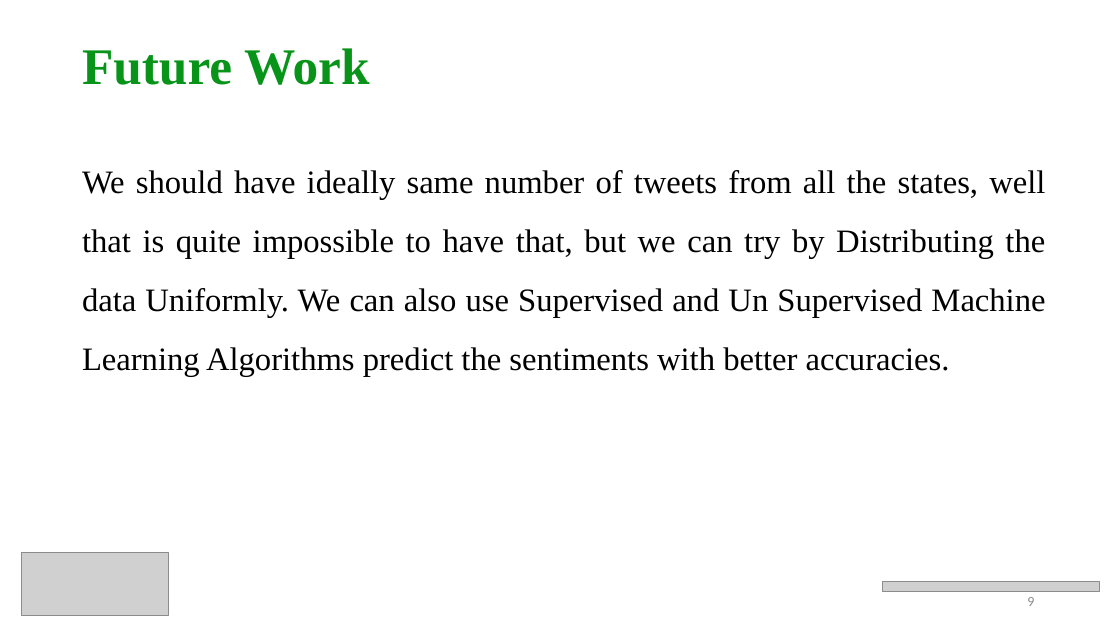
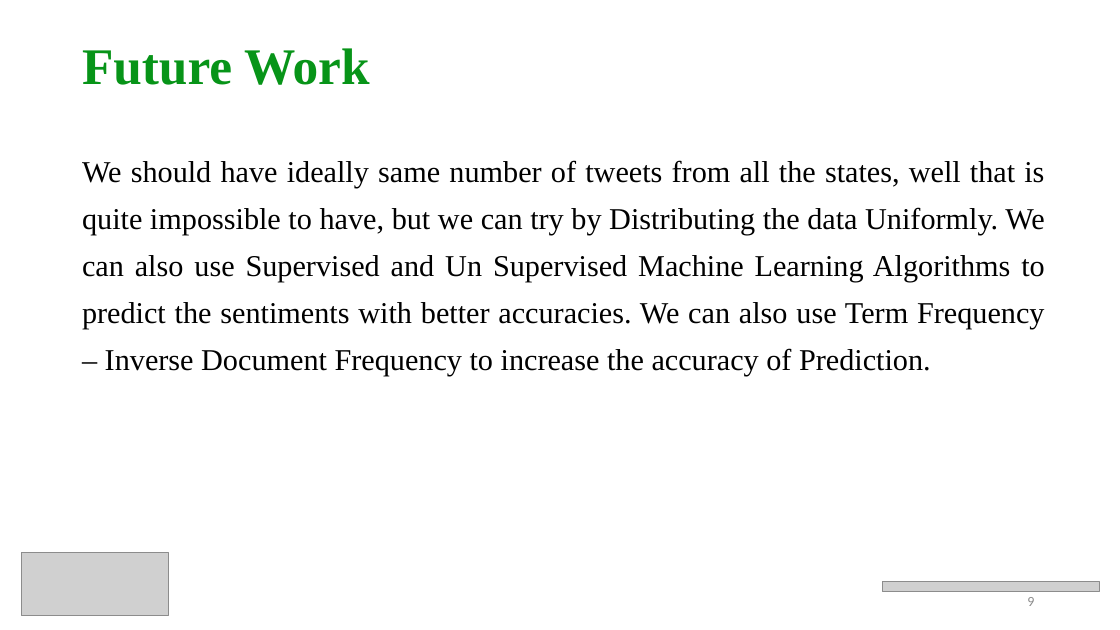
Before and after one commit to prithvikolla/Data-Visualization, a slide deck: slide 9 of Data-Visualization/Final Project/Kolla_FinalProject.pptx. Drawn at 1120x630 pixels with LibreOffice and Linux fonts; fonts in the diff are those of the drawing; grey boxes stand for pictures. Boxes give left, top, right and bottom in pixels: in the first picture for what was removed or moved away, otherwise in the second. Text is boxed around its words. In the diff, an @@ line names an element or a change of style, - is before the commit and + after.

```diff
--- a/Data-Visualization/Final Project/Kolla_FinalProject.pptx
+++ b/Data-Visualization/Final Project/Kolla_FinalProject.pptx
@@ text at (82, 160, 1045, 376): text changed; size 28 to 25.9 pt @@
-We should have ideally same number of tweets from all the states, well that is quite impossible to have that, but we can try by Distributing the data Uniformly. We can also use Supervised and Un Supervised Machine Learning Algorithms predict the sentiments with better accuracies.
+We should have ideally same number of tweets from all the states, well that is quite impossible to have, but we can try by Distributing the data Uniformly. We can also use Supervised and Un Supervised Machine Learning Algorithms to predict the sentiments with better accuracies. We can also use Term Frequency – Inverse Document Frequency to increase the accuracy of Prediction.
```
Also in this commit, not shown: 6 other slides changed, 1 other file.
